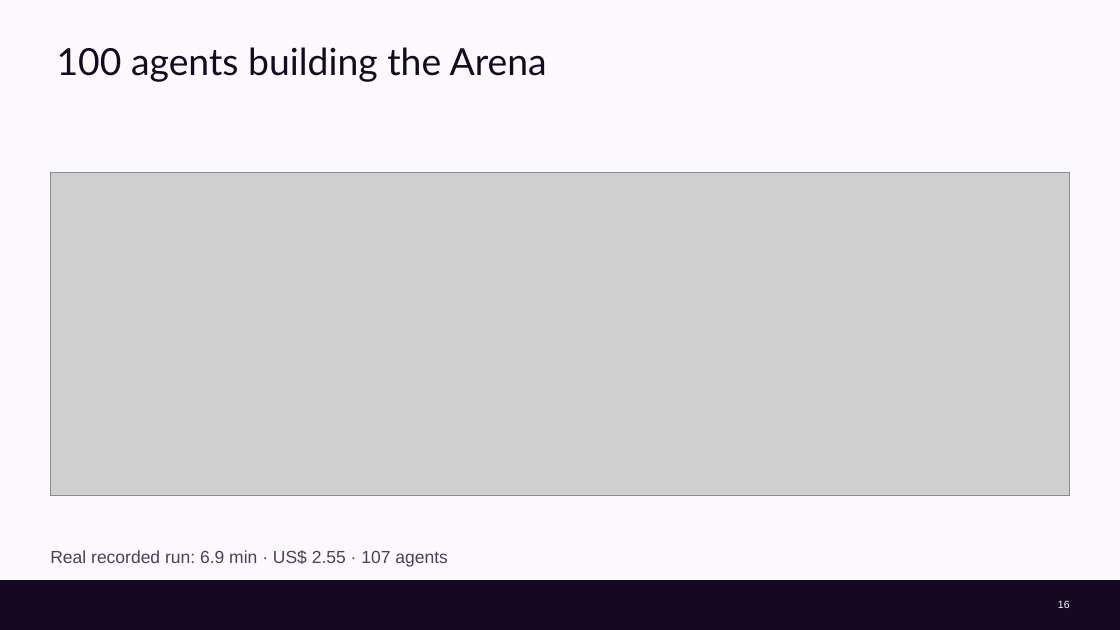
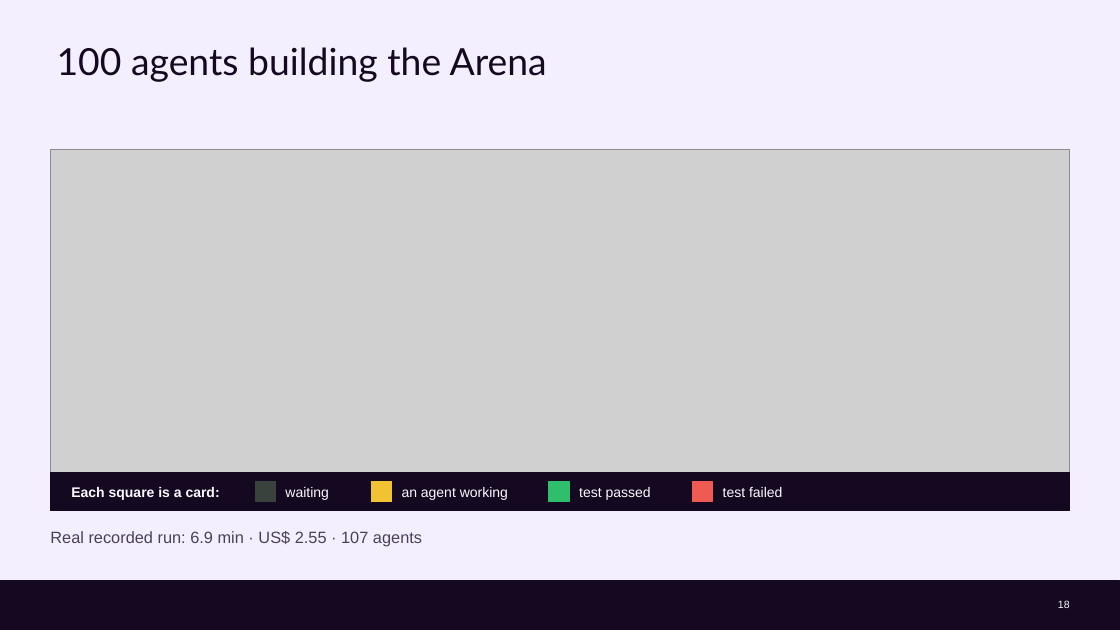
Before and after one commit to cx-guilherme-pinto/workshop-claude, a slide deck: slide 18 of slides/workshop.en.pptx (slide 16 before the commit). Drawn at 1120x630 pixels with LibreOffice and Linux fonts; fonts in the diff are those of the drawing; grey boxes stand for pictures; background and template pictures are left out. Boxes give left, top, right and bottom in pixels: in the first picture for what was removed or moved away, otherwise in the second. Text is boxed around its words. In the diff, an @@ line names an element or a change of style, - is before the commit and + after.

```diff
--- a/slides/workshop.en.pptx
+++ b/slides/workshop.en.pptx
@@ background #FCF9FE to #F4EFFE @@
@@ picture: place and size @@
-picture at box(50, 172, 1070, 495)
+picture at box(50, 150, 1070, 472)
@@ rectangle added at box(50, 472, 1070, 511), fill #140920, outline #140920 1 pt @@
@@ text added at box(71, 487, 220, 500), 12 pt, text #FCF9FE, bold @@
+Each square is a card:
@@ rectangle added at box(255, 481, 276, 502), fill #3A423E, outline #3A423E 1 pt @@
@@ text added at box(285, 487, 328, 500), 12 pt, text #FCF9FE @@
+waiting
@@ rectangle added at box(371, 481, 392, 502), fill #F1C232, outline #F1C232 1 pt @@
@@ text added at box(402, 487, 508, 500), 12 pt, text #FCF9FE @@
+an agent working
@@ rectangle added at box(549, 481, 570, 502), fill #2FBF6C, outline #2FBF6C 1 pt @@
@@ text added at box(579, 487, 651, 500), 12 pt, text #FCF9FE @@
+test passed
@@ rectangle added at box(692, 481, 712, 502), fill #EF5B52, outline #EF5B52 1 pt @@
@@ text added at box(723, 487, 782, 497), 12 pt, text #FCF9FE @@
+test failed
@@ text "Real recorded run: 6.9 min ...": place and size @@
-text "Real recorded run: 6.9 min ..." at box(50, 550, 447, 567)
+text "Real recorded run: 6.9 min ..." at box(50, 531, 422, 547)
@@ text "Real recorded run: 6.9 min ..." at box(50, 531, 422, 547): size 15 to 14 pt; vertical alignment top to middle @@
```
Also in this commit, not shown: 41 other slides changed, 1 slide added, 16 other files.
